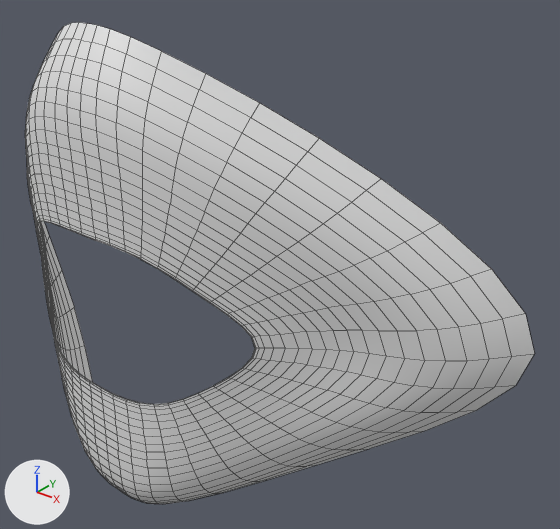
Before and after pictures for a commit that changed the Blender file character_modeling_tutorial.blend.
The view is the same before and after, from a 50 mm camera at (6.57, -4.72, 4.42) aimed at (1.12, 2.09, 0.21). The lights are fixed; the arrows at lower left show +X, +Y and +Z. Mesh edges are drawn as thin lines.
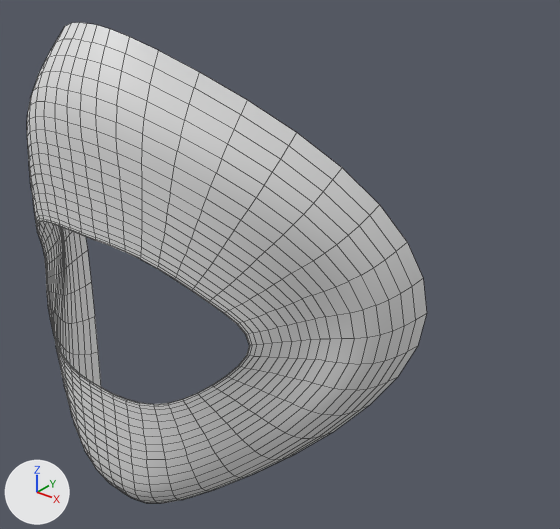
Changed parts and their boxes (x1, y1, x2, y2) in the pictures (560 x 529 px; the box of a moved part takes in the faces that stretch with it):
'Plane', reshaped (22% narrower)
    before: (25, 22, 535, 504)
    after: (27, 22, 427, 503)
part 1 of me_plane, moved or reshaped
    before: (25, 52, 535, 501)
    after: (27, 51, 427, 499)

The change, as a diff of the scene's bpy script:
```diff
--- a/character_modeling_tutorial.blend.py
+++ b/character_modeling_tutorial.blend.py
@@ me_plane @@
 me_plane.from_pydata(...)  # 42 vertices, 30 faces; spans x 0.0..5.14, y -2.93..3.2, z -2.54..0.0
 # used by ob_plane; location = (0.0, 0.0, 0.0); rotation_euler = (1.571, 0.0, 0.0), in degrees (90, 0, 0)
-me_plane.vertices[3].co = (2.08, -0.03, -0.83)
-me_plane.vertices[8].co = (2.08, -0.03, -0.83)
-me_plane.vertices[13].co = (2.66, -0.04, -1.34)
-me_plane.vertices[18].co = (3.23, -0.07, -1.67)
-me_plane.vertices[23].co = (4.22, -0.09, -1.96)
-me_plane.vertices[27].co = (1.83, 0.81, -0.58)
-me_plane.vertices[28].co = (2.08, 1.11, -0.79)
-me_plane.vertices[29].co = (2.44, 1.5, -1.11)
-me_plane.vertices[32].co = (1.83, -0.88, -0.65)
-me_plane.vertices[33].co = (2.08, -1.14, -0.86)
-me_plane.vertices[34].co = (2.44, -1.52, -1.27)
-me_plane.vertices[39].co = (2.76, 1.93, -1.69)
-me_plane.vertices[40].co = (5.14, 0.06, -2.54)
-me_plane.vertices[41].co = (2.76, -1.67, -1.86)
+# me_plane part 1
+me_plane.vertices[3].co = (1.96, -0.02, -0.83)
+me_plane.vertices[8].co = (1.96, -0.02, -0.83)
+me_plane.vertices[13].co = (2.26, -0.07, -1.34)
+me_plane.vertices[18].co = (2.51, -0.09, -1.67)
+me_plane.vertices[23].co = (3.12, -0.06, -1.96)
+me_plane.vertices[27].co = (1.81, 0.81, -0.58)
+me_plane.vertices[28].co = (2.02, 1.11, -0.79)
+me_plane.vertices[29].co = (2.4, 1.57, -1.11)
+me_plane.vertices[32].co = (1.81, -0.88, -0.65)
+me_plane.vertices[33].co = (2.02, -1.14, -0.86)
+me_plane.vertices[34].co = (2.32, -1.56, -1.27)
+me_plane.vertices[39].co = (2.49, 1.94, -1.69)
+me_plane.vertices[40].co = (3.39, 0.1, -2.54)
+me_plane.vertices[41].co = (2.43, -1.67, -1.86)
```
